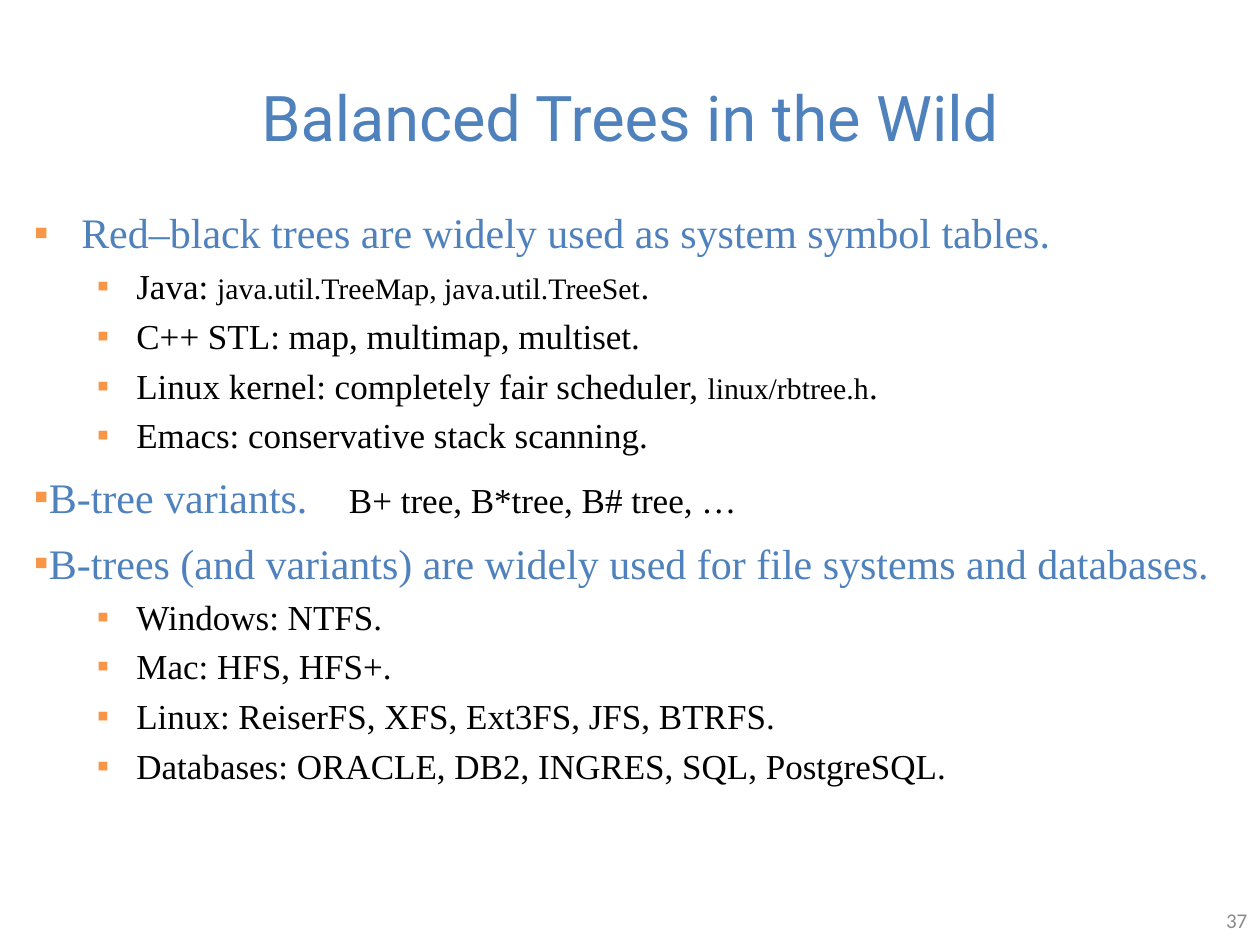
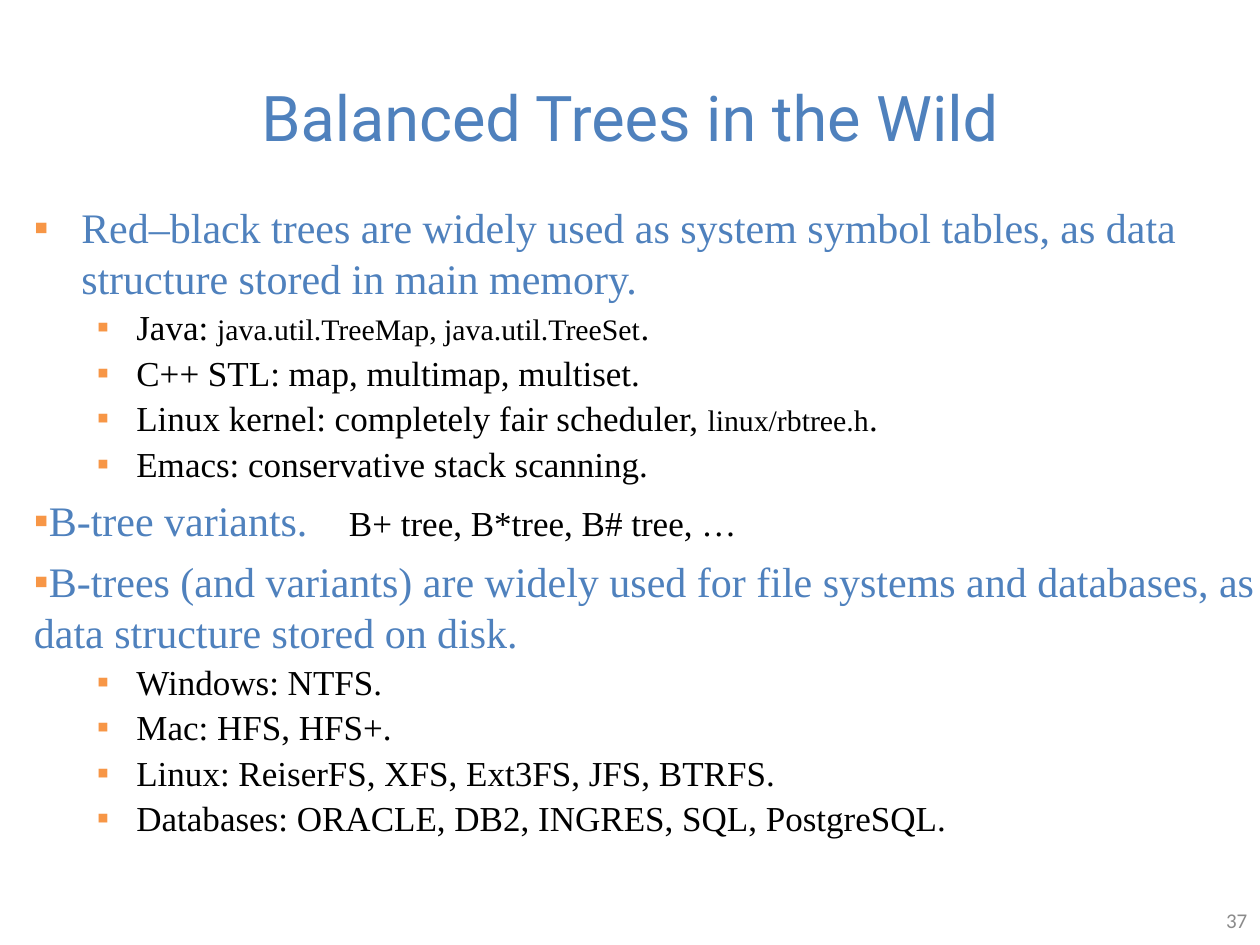
Before and after one commit to guhofstra/CSC111Fa25, a slide deck: slide 37 of PPTs/Lecture 10-2-3 trees B trees.pptx. Drawn at 1260x945 pixels with LibreOffice and Linux fonts; fonts in the diff are those of the drawing. Boxes give left, top, right and bottom in pixels: in the first picture for what was removed or moved away, otherwise in the second. Text is boxed around its words. In the diff, an @@ line names an element or a change of style, - is before the commit and + after.

```diff
--- a/PPTs/Lecture 10-2-3 trees B trees.pptx
+++ b/PPTs/Lecture 10-2-3 trees B trees.pptx
@@ text at [81,214,1176,303]: text changed @@
-▪ Red–black trees are widely used as system symbol tables.
+▪ Red–black trees are widely used as system symbol tables, as data structure stored in main memory.
@@ text at [49,317,946,838]: line spacing 1.1 to 1 @@
@@ text at [34,567,1254,649]: text changed @@
-▪ B-trees (and variants) are widely used for file systems and databases.
+▪ B-trees (and variants) are widely used for file systems and databases, as data structure stored on disk.
```
Also in this commit, not shown: 6 other files.
